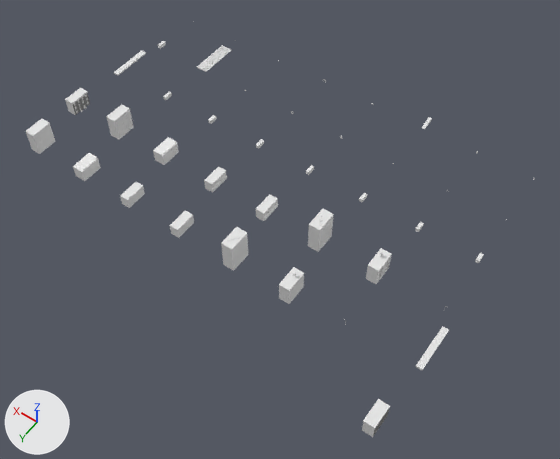
The Blender file Assets/RailRush/RailRush.blend: old version first, new version second.
Both versions are drawn from a 50 mm lens placed at (-61.0, 363.0, 371.0), pointed at (114.0, 119.0, -12.0). The lights are fixed; the arrows at lower left show +X, +Y and +Z. The first picture is the older version.

Names of what the first picture shows: 'ApartmentL_Main', 'ApartmentR_Main', 'BrownstoneR_Main', 'OfficeL_Main', 'OfficeR_Main', 'TowerL_Main', 'TowerR_Main' and 19 more.
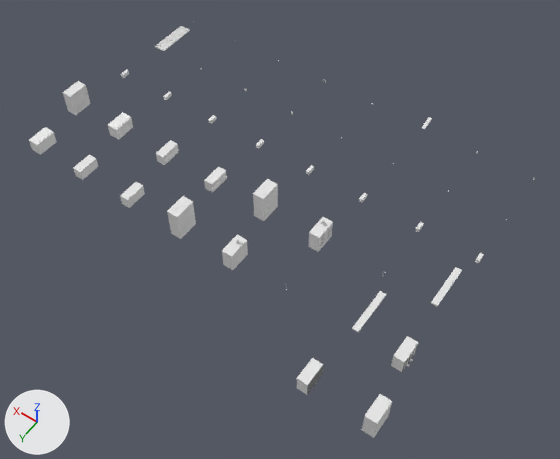
Not drawn themselves, but carrying or shaping drawn objects: ob_track, ob_trainfrontblue, ob_traincarblue, ob_trainfrontred, ob_traincarred, ob_trainfrontgreen, ob_traincargreen, ob_trainfrontsilver, ob_traincarsilver, ob_platforml, ob_apartmentl, ob_towerl, ob_warehousel, ob_officel, ob_brownstonel, ob_platformr, ob_apartmentr, ob_towerr, ob_warehouser, ob_officer, ob_brownstoner.

Changed parts and their boxes (x1, y1, x2, y2) in the pictures (560 x 459 px):
'TowerR_Main', moved
    before: (221, 227, 248, 271)
    after: (167, 196, 196, 239)
'TowerL_Main', moved
    before: (308, 209, 334, 252)
    after: (253, 179, 278, 221)
'OfficeR_Main', moved
    before: (25, 119, 55, 154)
    after: (361, 394, 392, 438)
'OfficeL_Main', moved
    before: (107, 104, 134, 140)
    after: (63, 81, 91, 115)
'ApartmentR_Main', moved
    before: (279, 267, 304, 304)
    after: (222, 234, 248, 270)
'BrownstoneR_Main', moved
    before: (362, 399, 390, 437)
    after: (296, 358, 323, 395)
'ApartmentL_Main', moved
    before: (366, 248, 392, 284)
    after: (308, 217, 333, 252)
'BrownstoneL_Main', moved
    before: (65, 88, 90, 115)
    after: (391, 336, 418, 372)
'WarehouseR_Main', moved
    before: (73, 153, 101, 181)
    after: (29, 127, 56, 155)
'WarehouseL_Main', moved
    before: (153, 137, 179, 165)
    after: (107, 112, 133, 140)
'PlatformR_Main', moved
    before: (416, 326, 449, 370)
    after: (352, 291, 386, 332)
'Track_Main', moved
    before: (197, 45, 231, 72)
    after: (155, 26, 190, 51)
'PlatformL_Main', moved
    before: (114, 51, 146, 75)
    after: (431, 267, 462, 307)
'TrainCarBlue_Body', moved
    before: (475, 253, 484, 263)
    after: (415, 222, 424, 232)
'TrainFrontRed_Body', moved
    before: (415, 222, 424, 232)
    after: (359, 193, 367, 203)
'TrainCarRed_Body', moved
    before: (359, 193, 367, 203)
    after: (306, 165, 314, 175)
'TrainFrontGreen_Body', moved
    before: (306, 165, 314, 175)
    after: (256, 139, 264, 149)
'TrainCarGreen_Body', moved
    before: (256, 139, 264, 149)
    after: (208, 115, 217, 124)
'TrainFrontSilver_Body', moved
    before: (208, 115, 217, 124)
    after: (163, 92, 172, 100)
'TrainFrontBlue_Body', moved
    before: (158, 41, 166, 49)
    after: (475, 253, 484, 263)
'TrainCarSilver_Body', moved
    before: (163, 92, 172, 100)
    after: (121, 70, 129, 78)

The edits, one by one:
Object 'Track' (ob_track) moves from (240.0, 40.0, 0.0) to (280.0, 40.0, 0.0).
Object 'TrainFrontBlue' (ob_trainfrontblue) moves from (280.0, 40.0, 0.0) to (0.0, 80.0, 0.0).
Object 'TrainCarBlue' (ob_traincarblue) moves from (0.0, 80.0, 0.0) to (40.0, 80.0, 0.0).
Object 'TrainFrontRed' (ob_trainfrontred) moves from (40.0, 80.0, 0.0) to (80.0, 80.0, 0.0).
Object 'TrainCarRed' (ob_traincarred) moves from (80.0, 80.0, 0.0) to (120.0, 80.0, 0.0).
Object 'TrainFrontGreen' (ob_trainfrontgreen) moves from (120.0, 80.0, 0.0) to (160.0, 80.0, 0.0).
Object 'TrainCarGreen' (ob_traincargreen) moves from (160.0, 80.0, 0.0) to (200.0, 80.0, 0.0).
Object 'TrainFrontSilver' (ob_trainfrontsilver) moves from (200.0, 80.0, 0.0) to (240.0, 80.0, 0.0).
Object 'TrainCarSilver' (ob_traincarsilver) moves from (240.0, 80.0, 0.0) to (280.0, 80.0, 0.0).
Object 'PlatformL' (ob_platforml) moves from (280.0, 80.0, 0.0) to (0.0, 120.0, 0.0).
Object 'ApartmentL' (ob_apartmentl) moves from (40.0, 120.0, 0.0) to (80.0, 120.0, 0.0).
Object 'TowerL' (ob_towerl) moves from (80.0, 120.0, 0.0) to (120.0, 120.0, 0.0).
Object 'WarehouseL' (ob_warehousel) moves from (200.0, 120.0, 0.0) to (240.0, 120.0, 0.0).
Object 'OfficeL' (ob_officel) moves from (240.0, 120.0, 0.0) to (280.0, 120.0, 0.0).
Object 'BrownstoneL' (ob_brownstonel) moves from (280.0, 120.0, 0.0) to (0.0, 160.0, 0.0).
Object 'PlatformR' (ob_platformr) moves from (0.0, 160.0, 0.0) to (40.0, 160.0, 0.0).
Object 'ApartmentR' (ob_apartmentr) moves from (80.0, 160.0, 0.0) to (120.0, 160.0, 0.0).
Object 'TowerR' (ob_towerr) moves from (120.0, 160.0, 0.0) to (160.0, 160.0, 0.0).
Object 'WarehouseR' (ob_warehouser) moves from (240.0, 160.0, 0.0) to (280.0, 160.0, 0.0).
Object 'OfficeR' (ob_officer) moves from (280.0, 160.0, 0.0) to (0.0, 200.0, 0.0).
Object 'BrownstoneR' (ob_brownstoner) moves from (0.0, 200.0, 0.0) to (40.0, 200.0, 0.0).
